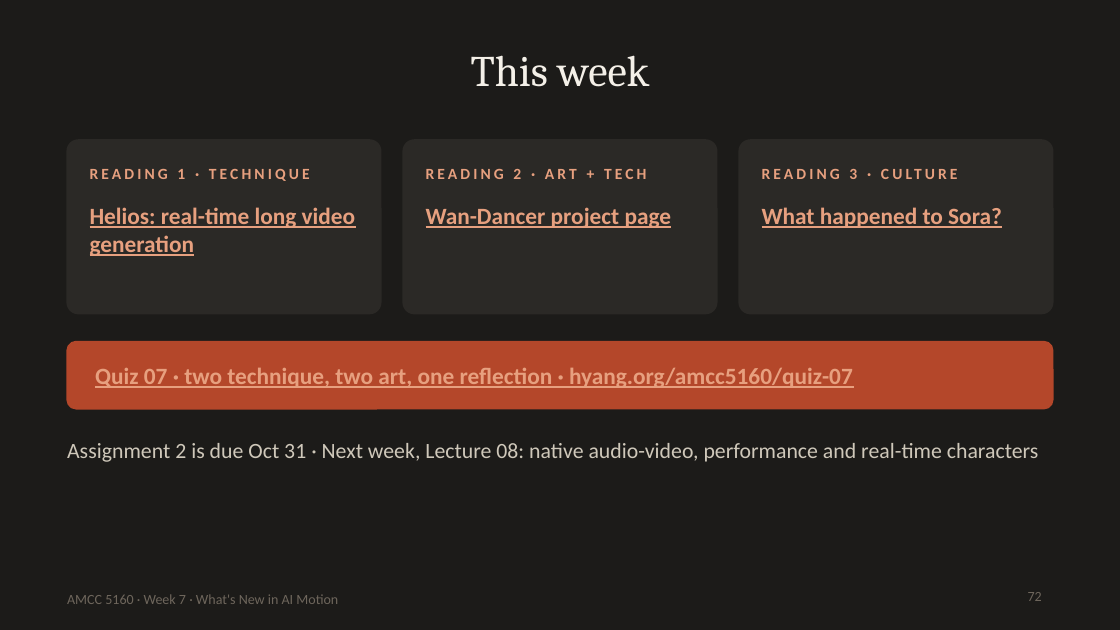
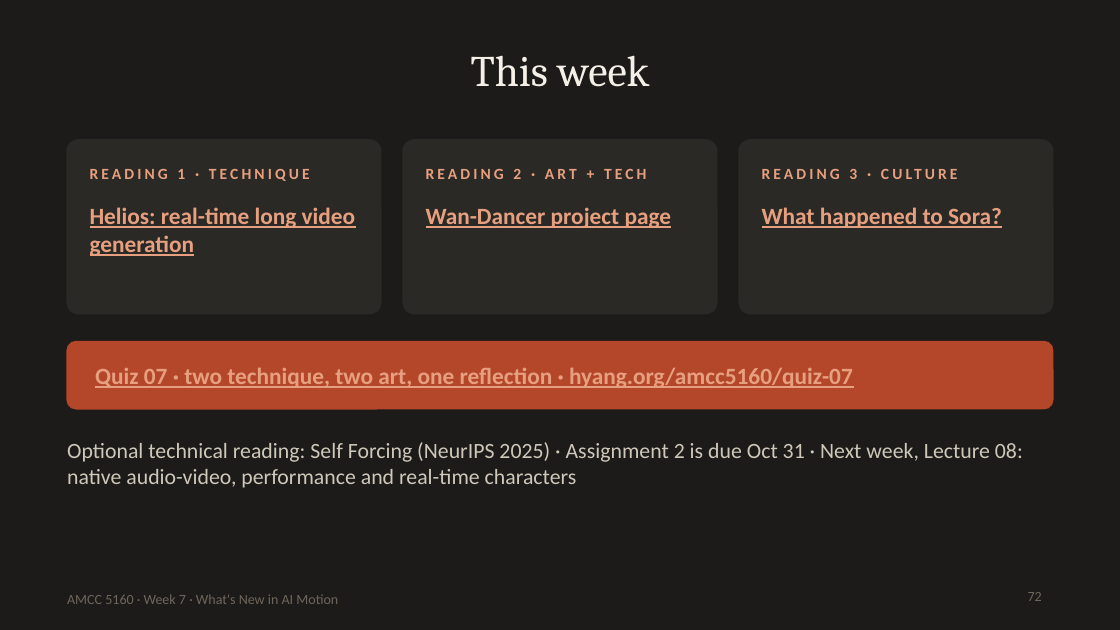
Before and after one commit to leehomyc/leehomyc.github.io, a slide deck: slide 72 of amcc5160/lecture-07/downloads/Lecture07_Slides.pptx. Drawn at 1120x630 pixels with LibreOffice and Linux fonts; fonts in the diff are those of the drawing. Boxes give left, top, right and bottom in pixels: in the first picture for what was removed or moved away, otherwise in the second. Text is boxed around its words. In the diff, an @@ line names an element or a change of style, - is before the commit and + after.

```diff
--- a/amcc5160/lecture-07/downloads/Lecture07_Slides.pptx
+++ b/amcc5160/lecture-07/downloads/Lecture07_Slides.pptx
@@ text at (x1=67, y1=442, x2=1023, y2=488): text changed @@
-Assignment 2 is due Oct 31 · Next week, Lecture 08: native audio-video, performance and real-time characters
+Optional technical reading: Self Forcing (NeurIPS 2025) · Assignment 2 is due Oct 31 · Next week, Lecture 08: native audio-video, performance and real-time characters
```
Also in this commit, not shown: 12 other files.
